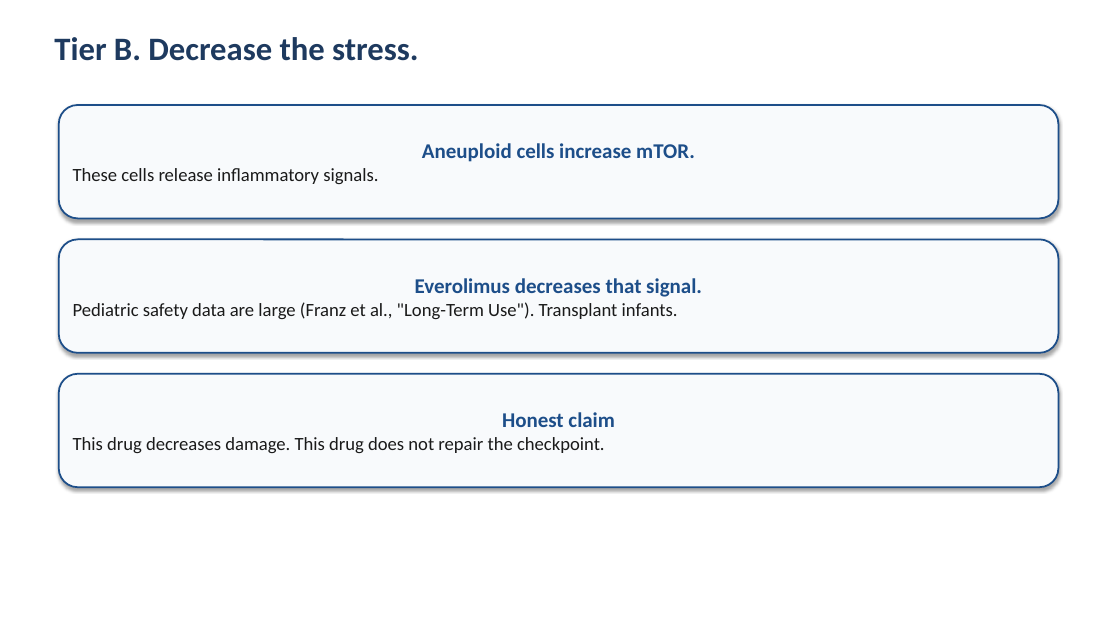
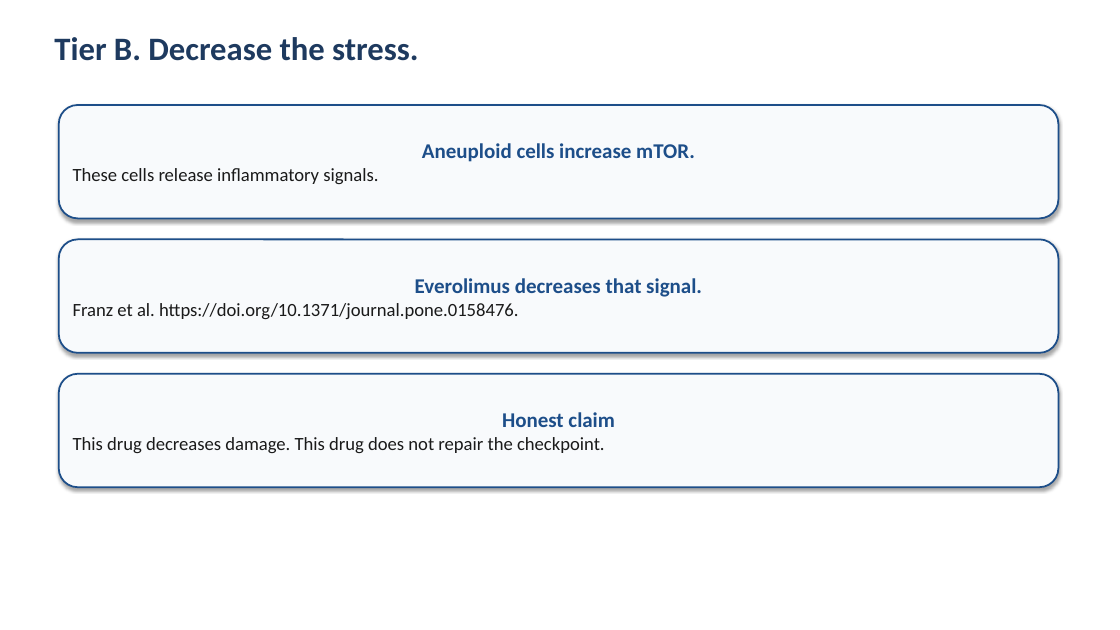
Before and after one commit to bigbag/mva-hackathon-2026, a slide deck: slide 6 of track2/slides/pitch_deck.pptx. Drawn at 1120x630 pixels with LibreOffice and Linux fonts; fonts in the diff are those of the drawing. Boxes give left, top, right and bottom in pixels: in the first picture for what was removed or moved away, otherwise in the second. Text is boxed around its words. In the diff, an @@ line names an element or a change of style, - is before the commit and + after.

```diff
--- a/track2/slides/pitch_deck.pptx
+++ b/track2/slides/pitch_deck.pptx
@@ text in rounded rectangle at bbox=[73, 303, 518, 319]: text changed @@
-Pediatric safety data are large (Franz et al., "Long-Term Use"). Transplant infants.
+Franz et al. https://doi.org/10.1371/journal.pone.0158476.
```
Also in this commit, not shown: 3 other slides changed, 8 other files.
